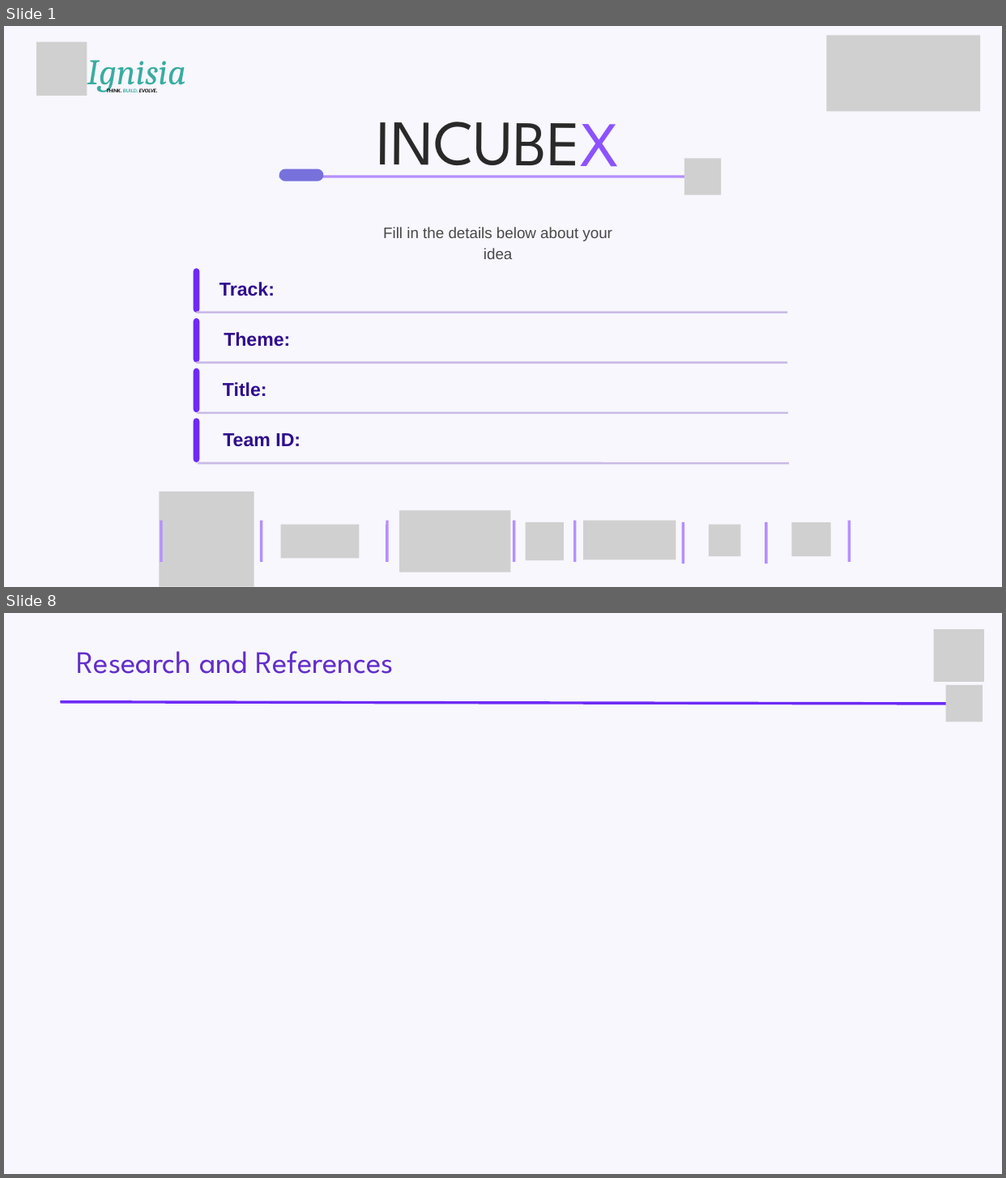
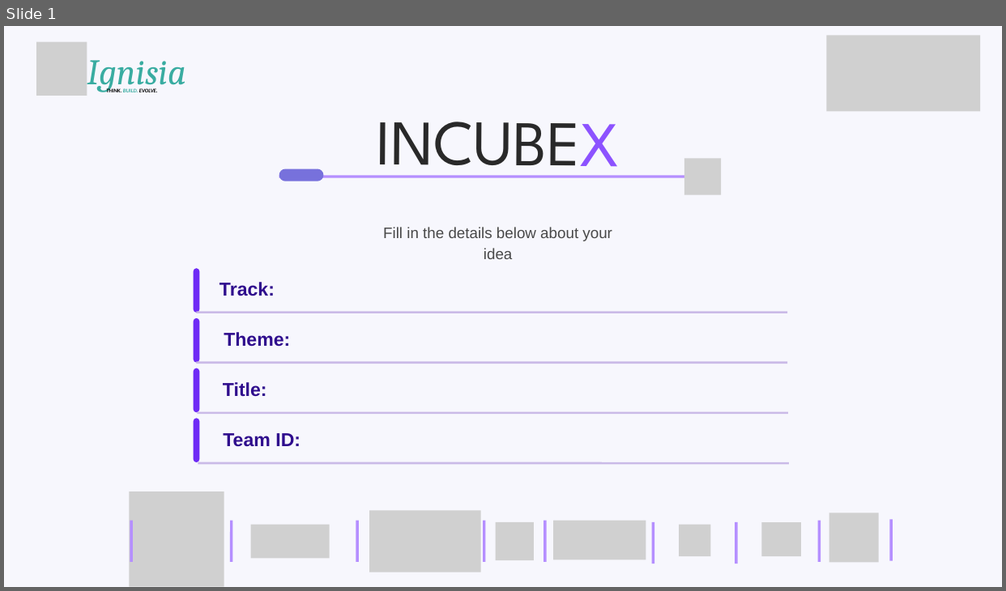
Before and after one commit to ignisia-club/incubex, a slide deck: public/assets/Prototype_Expo_Track_Template.pptx. Shown one above the other, each under a label of ours: slides 1 and 8 before the commit, slide 1 after it; the slides between them are not shown. The pictures are 1006x1178 and 1006x591 pixels, drawn with LibreOffice and Linux fonts; fonts in the diff are those of the drawing; grey boxes stand for pictures; background and template pictures are left out. Boxes give left, top, right and bottom in pixels: in the first picture for what was removed or moved away, otherwise in the second. Text is boxed around its words. In the diff, an @@ line names an element or a change of style, - is before the commit and + after.

```diff
--- a/public/assets/Prototype_Expo_Track_Template.pptx
+++ b/public/assets/Prototype_Expo_Track_Template.pptx
@@ slide 8 removed at (4,613,1002,1174), background picture (left out) @@
@@ picture removed at (934,629,984,682) @@
@@ text removed at (77,651,393,674) @@
-Research and References
@@ picture removed at (946,685,983,722) @@
@@ line removed from (60, 702) to (973, 704) @@
@@ slide 1 changed as well @@
@@ 8 lines, 7 pictures: place and size @@
-8 lines, 7 pictures at (159,492,850,587)
+8 lines, 7 pictures at (130,492,820,587)
@@ picture added at (829,513,879,562) @@
@@ line added from (891, 561) to (891, 519), #B58FFF 4 pt @@
```
Also in this commit, not shown: 6 other slides removed, 1 other file.
